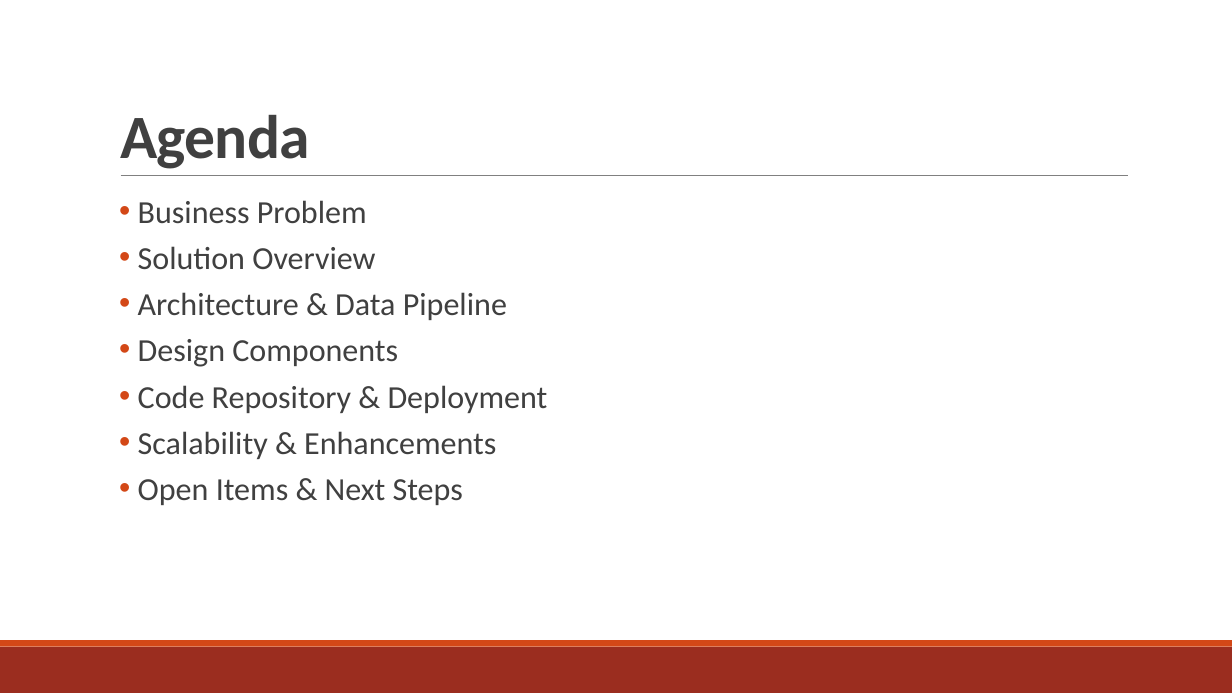
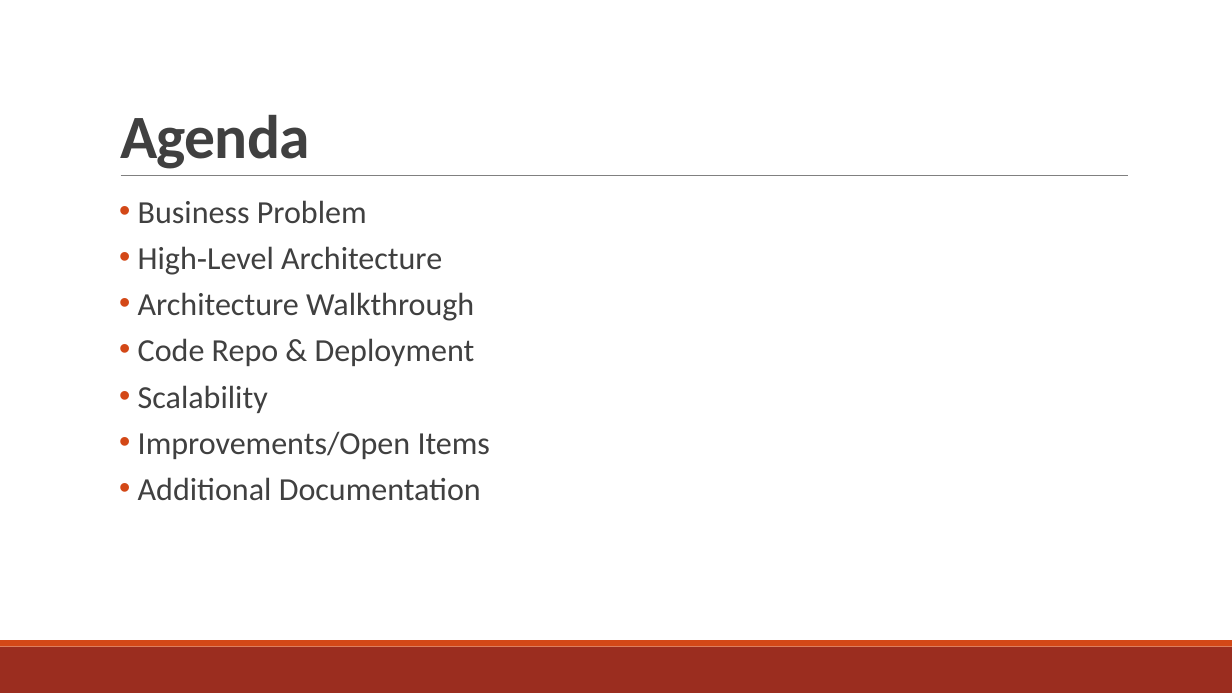
Before and after one commit to ubharathv/prdsales_repo, a slide deck: slide 2 of Documents/SalesAnalysis_FrameWork.pptx. Drawn at 1232x693 pixels with LibreOffice and Linux fonts; fonts in the diff are those of the drawing. Boxes give left, top, right and bottom in pixels: in the first picture for what was removed or moved away, otherwise in the second. Text is boxed around its words. In the diff, an @@ line names an element or a change of style, - is before the commit and + after.

```diff
--- a/Documents/SalesAnalysis_FrameWork.pptx
+++ b/Documents/SalesAnalysis_FrameWork.pptx
@@ text at <box>138,246,491,501</box>: text changed @@
-  • Solution Overview
-  • Architecture & Data Pipeline
-  • Design Components
-  • Code Repository & Deployment
-  • Scalability & Enhancements
-  • Open Items & Next Steps
+  • High‑Level Architecture
+  • Architecture Walkthrough
+  • Code Repo & Deployment
+  • Scalability
+  • Improvements/Open Items
+  • Additional Documentation
```
Also in this commit, not shown: 1 other file.
